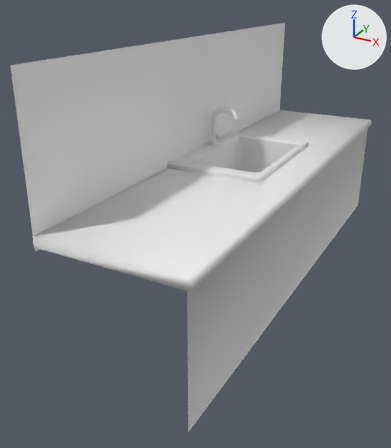
Before and after pictures for a commit that changed the Blender file TankProject/TankGame/Assets/Graphics/Models/sink.blend.
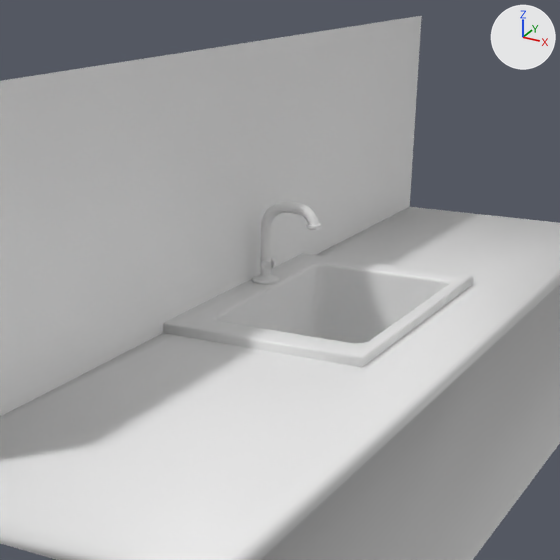
There are two pictures of each version: one whole from a camera (50 mm lens) standing at (49.0, -140.2, 53.1) and looking at (-20.3, -14.2, -9.9), one close up on the part from 24% to 89% of the width and 4% to 61% of the height. Lighting does not change. The marker at upper right points along +X, +Y and +Z.

Script lines for the objects in view, before the commit:
```python
me_cube_002 = bpy.data.meshes.new('Cube.002')
me_cube_002.from_pydata(...)  # 30 vertices, 16 faces; spans x -8.9..3.1, y -22.6..22.6, z -9.0..13.1
me_cube_003 = bpy.data.meshes.new('Cube.003')
me_cube_003.from_pydata(...)  # 712 vertices, 689 faces; spans x -9.05..-0.05, y -5.83..7.56, z -5.0..6.46
ob_sink = bpy.data.objects.new('sink', me_cube_003)
ob_sink.location = (0.0, 0.0, 0.0)
ob_sink.scale = (3.07, 3.07, 3.07)
ob_wall = bpy.data.objects.new('wall', me_cube_002)
ob_wall.location = (0.0, 0.0, 0.0)
ob_wall.scale = (3.07, 3.07, 3.07)
```
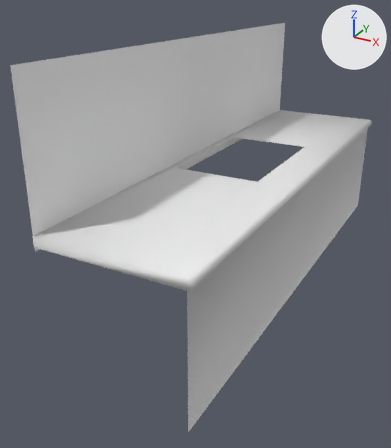
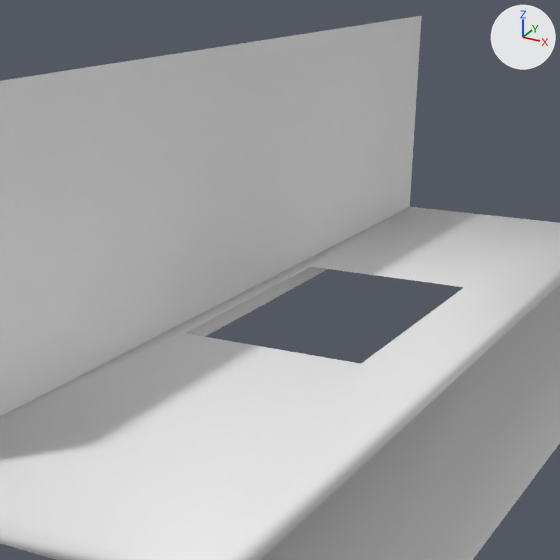
Where the change shows, as pixel boxes (x1, y1, x2, y2) in the close-ups (560 x 560 px):
'sink', deleted: before (163, 201, 474, 367)

The change, as a diff of the scene's bpy script:
```diff
--- a/TankProject/TankGame/Assets/Graphics/Models/sink.blend.py
+++ b/TankProject/TankGame/Assets/Graphics/Models/sink.blend.py
@@ ob_sink @@
-ob_sink = bpy.data.objects.new('sink', me_cube_003)
-ob_sink.location = (0.0, 0.0, 0.0)
-ob_sink.scale = (3.07, 3.07, 3.07)
```
